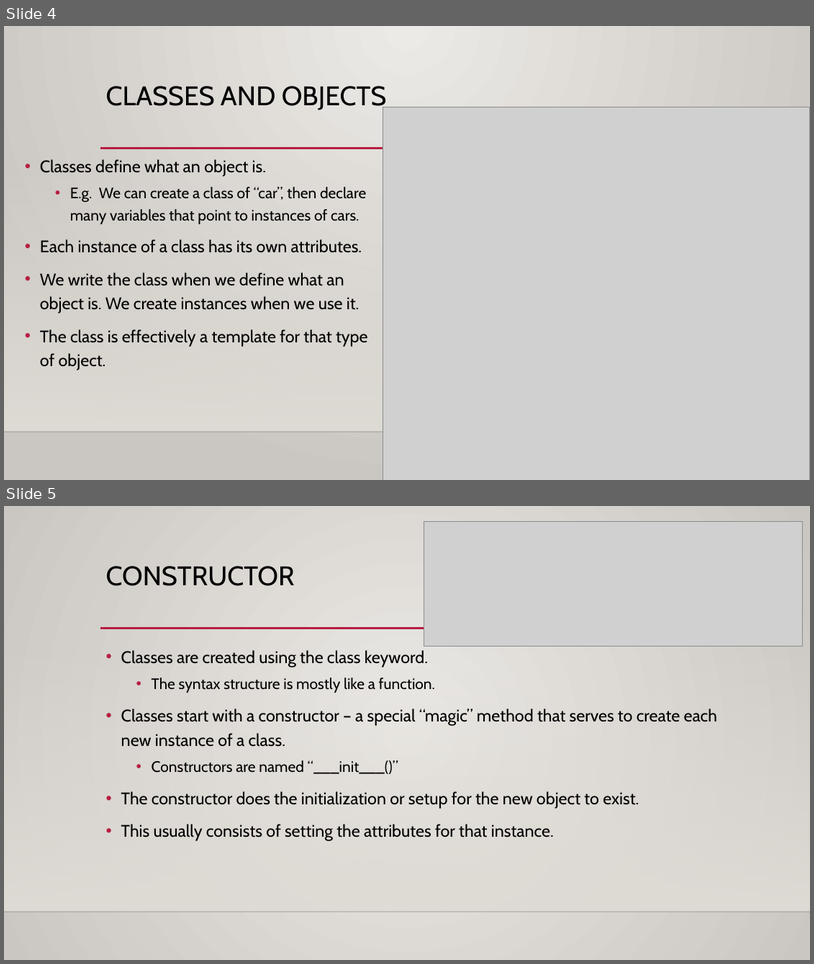
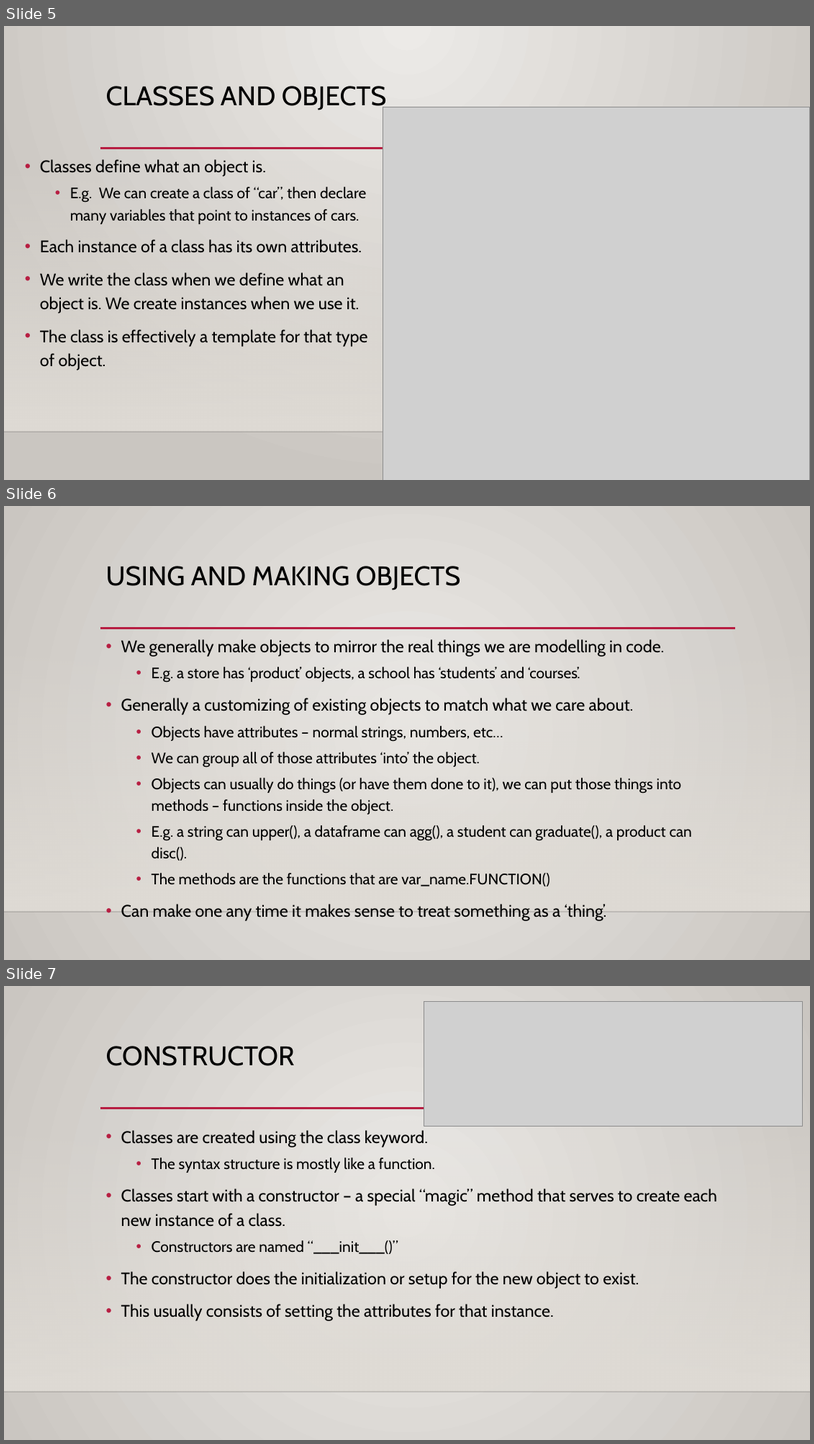
Before and after one commit to AkeemSemperDataScience/Programming_Basics_for_Machine_Learning_Students, a slide deck: reference_material/slides/006_classes_obj_1.pptx. Shown one above the other, each under a label of ours: slides 4 and 5 before the commit, slides 5, 6 and 7 after it. The pictures are 814x964 and 814x1444 pixels, drawn with LibreOffice and Linux fonts; fonts in the diff are those of the drawing; grey boxes stand for pictures; background and template pictures are left out. Boxes give left, top, right and bottom in pixels: in the first picture for what was removed or moved away, otherwise in the second. Text is boxed around its words. In the diff, an @@ line names an element or a change of style, - is before the commit and + after.

```diff
--- a/reference_material/slides/006_classes_obj_1.pptx
+++ b/reference_material/slides/006_classes_obj_1.pptx
@@ slide 6 added at [4, 506, 810, 960], background gradient #ECEAE7 to #CAC7C1; not listed: 3 template elements that a slide beside it also shows @@
@@ title added at [106, 566, 461, 590], 32 pt, text #000000 @@
+USING AND MAKING OBJECTS
@@ text added at [121, 639, 692, 917], 18 pt, text #000000 @@
+• We generally make objects to mirror the real things we are modelling in code.
+  • E.g. a store has ‘product’ objects, a school has ‘students’ and ‘courses’.
+• Generally a customizing of existing objects to match what we care about.
+  • Objects have attributes – normal strings, numbers, etc…
+  • We can group all of those attributes ‘into’ the object.
+  • Objects can usually do things (or have them done to it), we can put those things into methods – functions inside the object.
+  • E.g. a string can upper(), a dataframe can agg(), a student can graduate(), a product can disc().
+  • The methods are the functions that are var_name.FUNCTION()
+• Can make one any time it makes sense to treat something as a ‘thing’.
@@ what was slide 4 is now slide 5 @@
@@ what was slide 5 is now slide 7 @@
```
Also in this commit, not shown: 5 slides changed, 3 other slides added, 1 other file.
